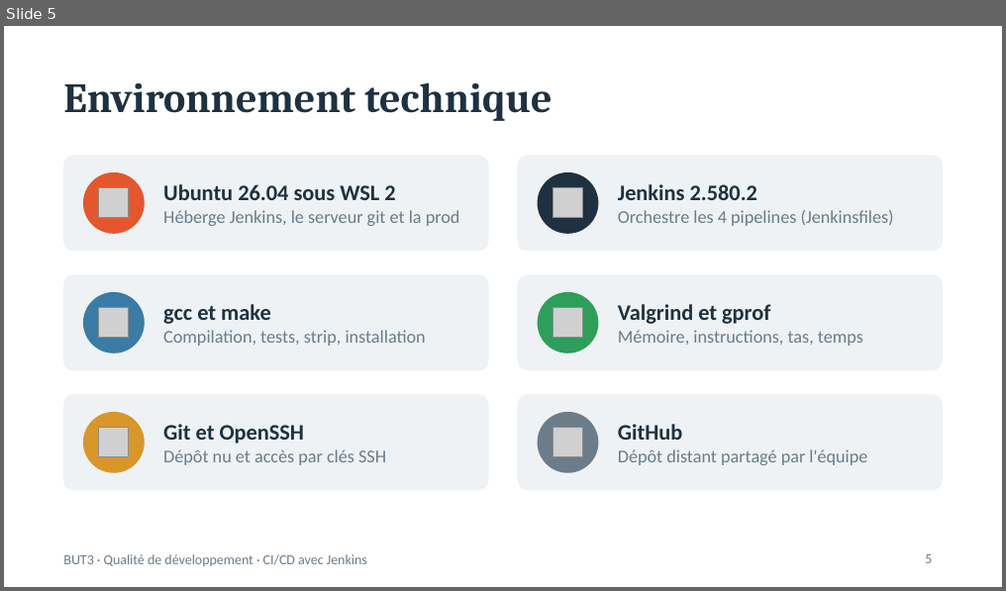
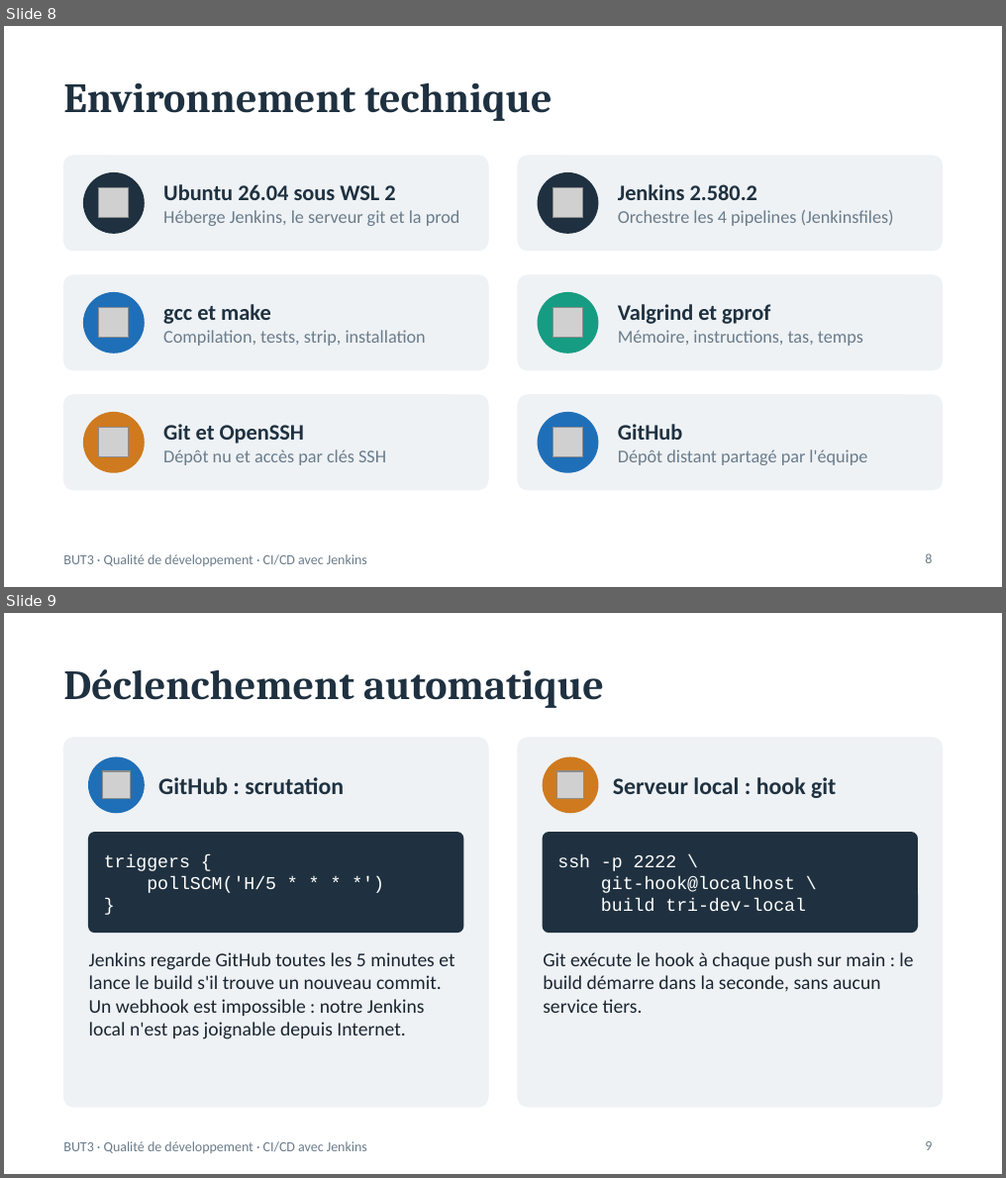
Before and after one commit to humariu506/test_jenkins, a slide deck: docs/Presentation_CICD_Jenkins.pptx. Shown one above the other, each under a label of ours: slide 5 before the commit, slides 8 and 9 after it. The pictures are 1006x591 and 1006x1178 pixels, drawn with LibreOffice and Linux fonts; fonts in the diff are those of the drawing; grey boxes stand for pictures. Boxes give left, top, right and bottom in pixels: in the first picture for what was removed or moved away, otherwise in the second. Text is boxed around its words. In the diff, an @@ line names an element or a change of style, - is before the commit and + after.

```diff
--- a/docs/Presentation_CICD_Jenkins.pptx
+++ b/docs/Presentation_CICD_Jenkins.pptx
@@ slide 9 added at (4,613,1002,1174), background #FFFFFF; not listed: 1 template element that a slide beside it also shows @@
@@ title added at (63,669,604,708), 30 pt, text #1F3140, bold @@
+Déclenchement automatique
@@ rounded rectangle added at (63,738,488,1107), fill #EEF2F5, outline #EEF2F5 1 pt @@
@@ ellipse added at (89,758,144,813), fill #1F6FB8, outline #1F6FB8 1 pt @@
@@ rounded rectangle added at (518,738,943,1107), fill #EEF2F5, outline #EEF2F5 1 pt @@
@@ ellipse added at (543,758,598,813), fill #CF7A1E, outline #CF7A1E 1 pt @@
@@ picture added at (103,771,131,799) @@
@@ text added at (158,777,344,794), 17 pt, text #1F3140, bold @@
+GitHub : scrutation
@@ picture added at (556,771,585,799) @@
@@ text added at (613,777,836,798), 17 pt, text #1F3140, bold @@
+Serveur local : hook git
@@ rounded rectangle added at (89,833,463,933), fill #1F3140, outline #1F3140 1 pt @@
@@ rounded rectangle added at (543,833,917,933), fill #1F3140, outline #1F3140 1 pt @@
@@ text added at (104,855,276,893), 13 pt, text #FFFFFF @@
+triggers {
+pollSCM('H/5 * * * *')
+}
@@ text added at (557,855,806,912), 13 pt, text #FFFFFF @@
+ssh -p 2222 \
+git-hook@localhost \
+build tri-dev-local
@@ text added at (89,953,454,1040), 14 pt, text #1B2530 @@
+Jenkins regarde GitHub toutes les 5 minutes et lance le build s'il trouve un nouveau commit. Un webhook est impossible : notre Jenkins local n'est pas joignable depuis Internet.
@@ text added at (543,953,913,1013), 14 pt, text #1B2530 @@
+Git exécute le hook à chaque push sur main : le build démarre dans la seconde, sans aucun service tiers.
@@ page number added at (925,1142,932,1151), 10 pt, text #6B7C8A @@
+9
@@ what was slide 5 is now slide 8 @@
@@ slide 8 changed as well @@
@@ ellipse at (84,174,144,234): fill #E4572E to #1F3140; outline #E4572E 1 pt to #1F3140 1 pt @@
@@ ellipse at (84,292,144,353): fill #3A7CA5 to #1F6FB8; outline #3A7CA5 1 pt to #1F6FB8 1 pt @@
@@ ellipse at (538,292,598,353): fill #2E9E5B to #169C82; outline #2E9E5B 1 pt to #169C82 1 pt @@
@@ ellipse at (84,413,144,473): fill #D9962B to #CF7A1E; outline #D9962B 1 pt to #CF7A1E 1 pt @@
@@ ellipse at (538,413,598,473): fill #6B7C8A to #1F6FB8; outline #6B7C8A 1 pt to #1F6FB8 1 pt @@
@@ page number at (925,554,932,564): text changed @@
-5
+8
```
Also in this commit, not shown: 4 other slides changed, 12 other slides added.
